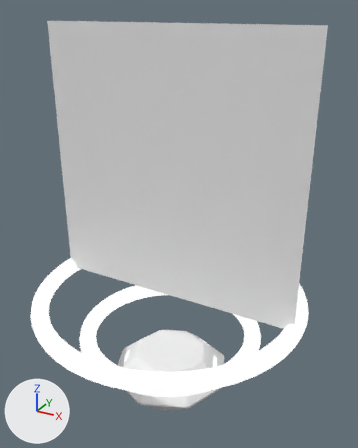
Renders of the Blender file Assets/MirageXR/Common/LookDevelopment/Glyphs/GlyphPrototype.blend from each side of a commit.
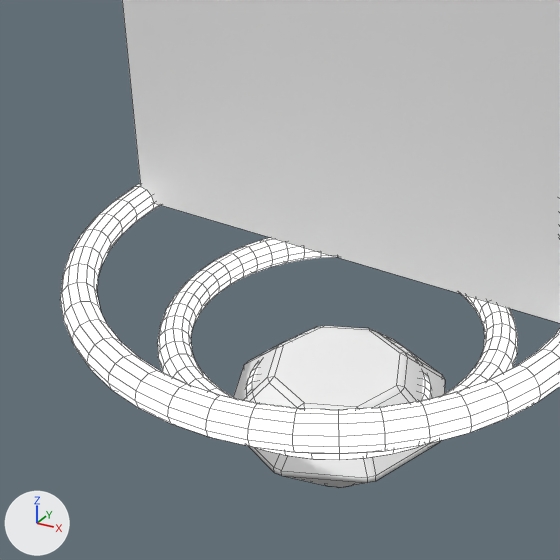
Each version is shown whole from a 50 mm lens placed at (0.253, -0.439, 0.464), pointed at (0.002, 0.019, 0.235), then close up on the part from 0% to 79% of the width and 37% to 100% of the height. The axes (+X, +Y, +Z) are drawn at lower left. The lights are the same throughout. The older version's two pictures come first. The close-ups show mesh edges as thin lines.
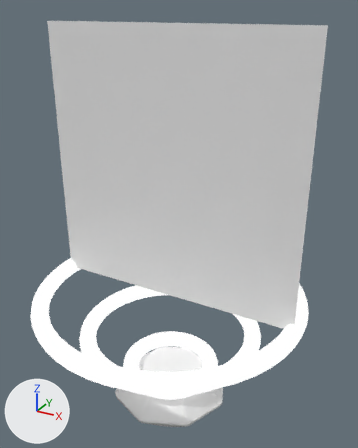
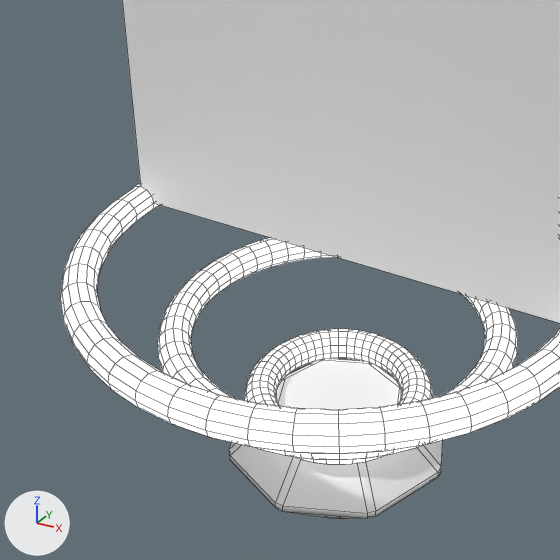
Diff of the bpy script that builds the scene:
```diff
--- a/Assets/MirageXR/Common/LookDevelopment/Glyphs/GlyphPrototype.blend.py
+++ b/Assets/MirageXR/Common/LookDevelopment/Glyphs/GlyphPrototype.blend.py
@@ me_cone @@
 # used by ob_taskgem_01; location = (0.0, 0.0, 0.0); rotation_euler = (0.0, 3.142, 0.0), in degrees (0, 180, 0)
-me_cone.from_pydata(...)  # 96 vertices, 98 faces; spans x -0.0719..0.0719, y -0.0719..0.0719, z -0.0712..0.0253
+me_cone.from_pydata(...)  # 96 vertices, 98 faces; spans x -0.0719..0.0719, y -0.0719..0.0719, z -0.0338..0.0628
+# me_cone part 1: the whole mesh is moved by (0.0, 0.0, 0.0375)
 me_cone.materials.append(mat_taskgem)
@@ ob_taskgem_01 @@
 ob_taskgem_01 = bpy.data.objects.new('TaskGem_01', me_cone)
-ob_taskgem_01.location = (0.0, 0.0, 0.0)
+ob_taskgem_01.location = (0.0, 0.0, 0.0103)
 ob_taskgem_01.rotation_euler = (0.0, 3.142, 0.0)  # degrees (0, 180, 0)
```

Where the change shows, as pixel boxes (x1, y1, x2, y2) in the close-ups (560 x 560 px):
'TaskGem_01', moved: before (233, 326, 445, 488); after (229, 359, 443, 519)
'Torus', unchanged, uncovered by the edit: before (246, 339, 431, 400); after (244, 329, 433, 465)
